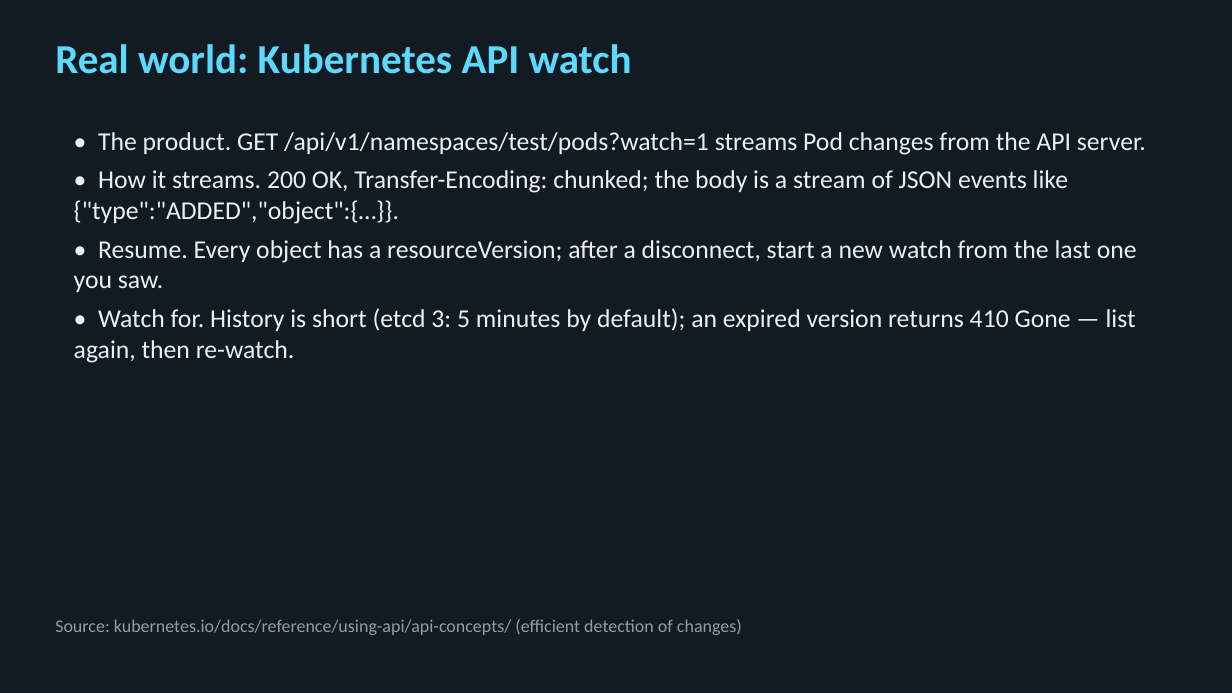
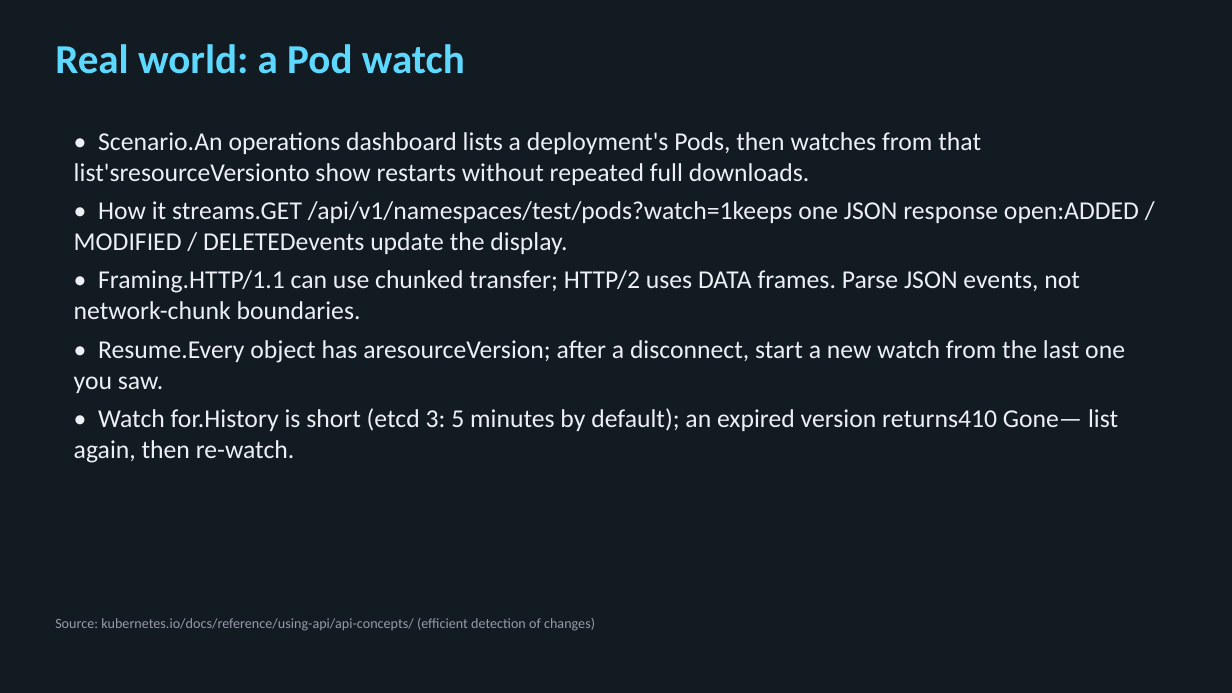
Before and after one commit to bodonnell-DePaul/webapps_week7, a slide deck: slide 13 of Week08-Slides.pptx. Drawn at 1232x693 pixels with LibreOffice and Linux fonts; fonts in the diff are those of the drawing. Boxes give left, top, right and bottom in pixels: in the first picture for what was removed or moved away, otherwise in the second. Text is boxed around its words. In the diff, an @@ line names an element or a change of style, - is before the commit and + after.

```diff
--- a/Week08-Slides.pptx
+++ b/Week08-Slides.pptx
@@ text at <box>55,44,465,74</box>: text changed @@
-Real world: Kubernetes API watch
+Real world: a Pod watch
@@ text at <box>74,132,1139,463</box>: text changed @@
-• The product. GET /api/v1/namespaces/test/pods?watch=1 streams Pod changes from the API server.
-• How it streams. 200 OK, Transfer-Encoding: chunked; the body is a stream of JSON events like {"type":"ADDED","object":{…}}.
-• Resume. Every object has a resourceVersion; after a disconnect, start a new watch from the last one you saw.
-• Watch for. History is short (etcd 3: 5 minutes by default); an expired version returns 410 Gone — list again, then re-watch.
+• Scenario.An operations dashboard lists a deployment's Pods, then watches from that list'sresourceVersionto show restarts without repeated full downloads.
+• How it streams.GET /api/v1/namespaces/test/pods?watch=1keeps one JSON response open:ADDED / MODIFIED / DELETEDevents update the display.
+• Framing.HTTP/1.1 can use chunked transfer; HTTP/2 uses DATA frames. Parse JSON events, not network-chunk boundaries.
+• Resume.Every object has aresourceVersion; after a disconnect, start a new watch from the last one you saw.
+• Watch for.History is short (etcd 3: 5 minutes by default); an expired version returns410 Gone— list again, then re-watch.
@@ text "Source: kubernetes.io/docs/reference/using-api/api-concepts/ ..." at <box>55,618,595,631</box>: size 14 to 11 pt @@
```
Also in this commit, not shown: 44 other slides changed, 3 slides added, 2 other files.
